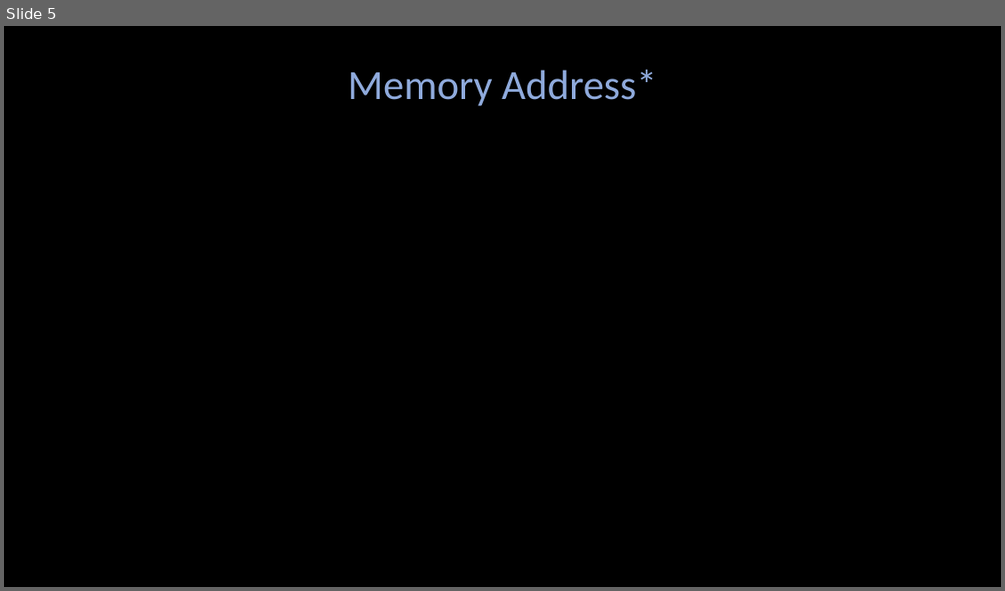
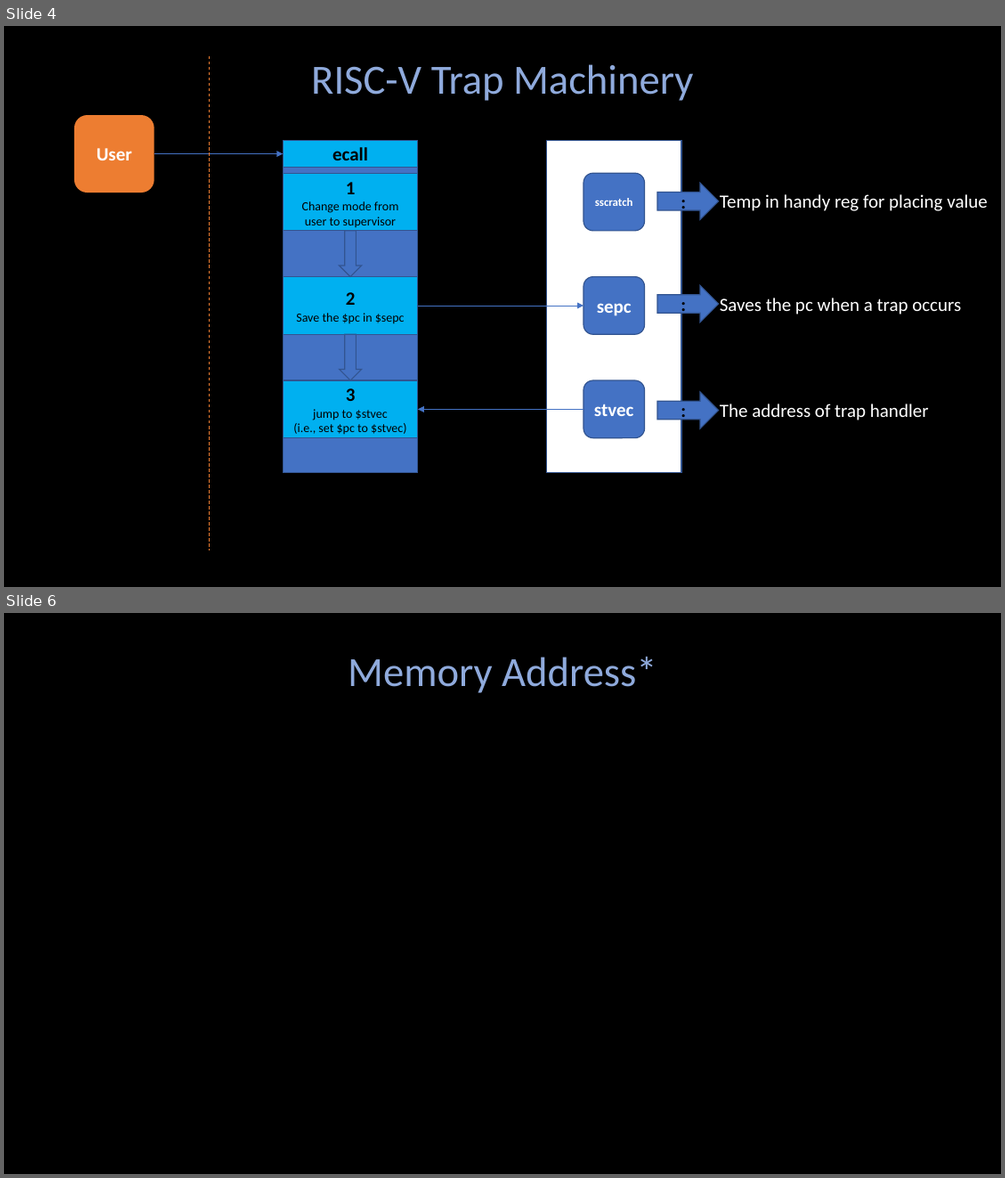
Before and after one commit to Angold-4/os, a slide deck: docs/figures/os1.pptx. Shown one above the other, each under a label of ours: slide 5 before the commit, slides 4 and 6 after it; the slides between them are not shown. The pictures are 1005x591 and 1005x1178 pixels, drawn with LibreOffice and Linux fonts; fonts in the diff are those of the drawing. Boxes give left, top, right and bottom in pixels: in the first picture for what was removed or moved away, otherwise in the second. Text is boxed around its words. In the diff, an @@ line names an element or a change of style, - is before the commit and + after.

```diff
--- a/docs/figures/os1.pptx
+++ b/docs/figures/os1.pptx
@@ slide 4 added at (4,26,1001,587), background #000000 @@
@@ line added from (210, 56) to (210, 550), #ED7D31 0.75 pt dashed @@
@@ text added at (311,64,693,101), 40 pt, text #8FAADC @@
+RISC-V Trap Machinery
@@ rounded rectangle added at (74,115,154,192), fill #ED7D31, 18 pt, text #FFFFFF, bold @@
+User
@@ arrow added from (154, 154) to (283, 154), #4472C4 0.5 pt @@
@@ rectangle added at (283,141,418,473), fill #4472C4, outline #325491 1 pt @@
@@ rectangle added at (283,141,418,168), fill #00B0F0, outline #325491 1 pt, 18 pt, text #000000, bold @@
+ecall
@@ rectangle added at (547,141,681,473), fill #FFFFFF, outline #325491 1 pt @@
@@ rectangle added at (283,174,418,231), fill #00B0F0, outline #325491 1 pt, 12 pt, text #000000 @@
+1
+Change mode from user to supervisor
@@ rounded rectangle added at (583,174,645,231), fill #4472C4, outline #325491 1 pt, 11 pt, text #FFFFFF, bold @@
+sscratch
@@ right arrow added at (657,183,719,220), fill #4472C4, outline #325491 1 pt, 18 pt, text #000000, bold @@
+:
@@ text added at (720,194,987,211), 18 pt, text #FFFFFF @@
+Temp in handy reg for placing value
@@ down arrow added at (339,231,362,277), fill #4472C4, outline #325491 1 pt @@
@@ rectangle added at (283,276,418,334), fill #00B0F0, outline #325491 1 pt, 12 pt, text #000000 @@
+2
+Save the $pc in $sepc
@@ rounded rectangle added at (583,276,645,334), fill #4472C4, outline #325491 1 pt, 18 pt, text #FFFFFF, bold @@
+sepc
@@ right arrow added at (657,286,719,322), fill #4472C4, outline #325491 1 pt, 18 pt, text #000000, bold @@
+:
@@ arrow added from (418, 305) to (583, 305), #4472C4 0.5 pt @@
@@ text added at (720,297,961,314), 18 pt, text #FFFFFF @@
+Saves the pc when a trap occurs
@@ down arrow added at (339,334,362,380), fill #4472C4, outline #325491 1 pt @@
@@ rectangle added at (283,380,418,438), fill #00B0F0, outline #325491 1 pt, 12 pt, text #000000 @@
+3
+jump to $stvec
+(i.e., set $pc to $stvec)
@@ rounded rectangle added at (583,380,645,438), fill #4472C4, outline #325491 1 pt, 18 pt, text #FFFFFF, bold @@
+stvec
@@ right arrow added at (657,392,719,428), fill #4472C4, outline #325491 1 pt, 18 pt, text #000000, bold @@
+:
@@ arrow added from (583, 409) to (418, 409), #4472C4 0.5 pt @@
@@ text added at (720,403,929,420), 18 pt, text #FFFFFF @@
+The address of trap handler
@@ what was slide 5 is now slide 6 @@
```
Also in this commit, not shown: 1 other slide added, 1 slide removed, 3 other files.
